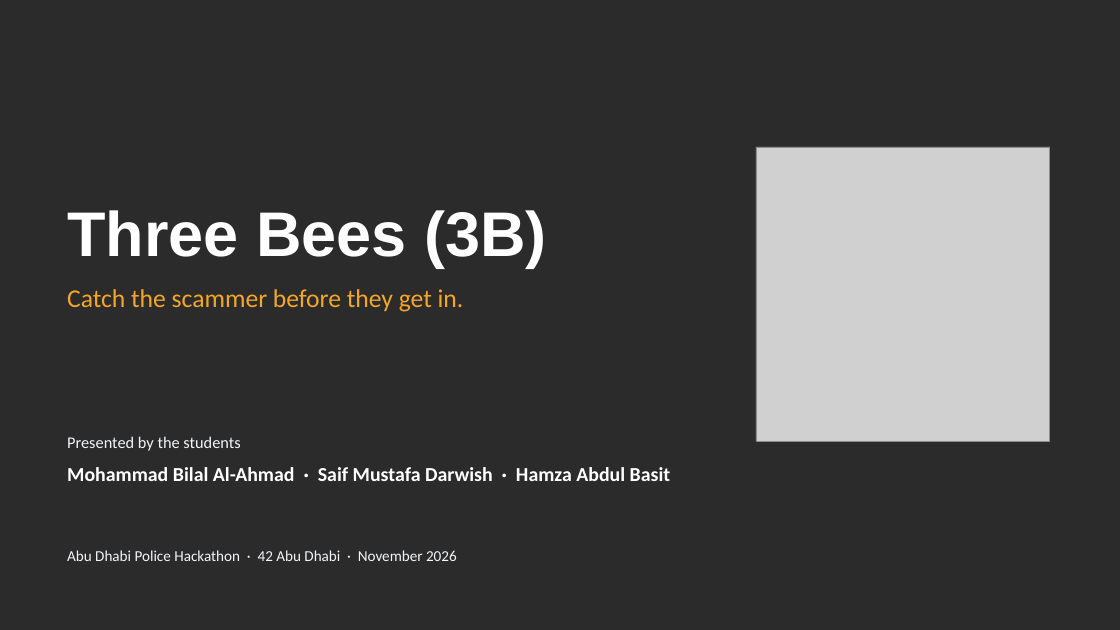
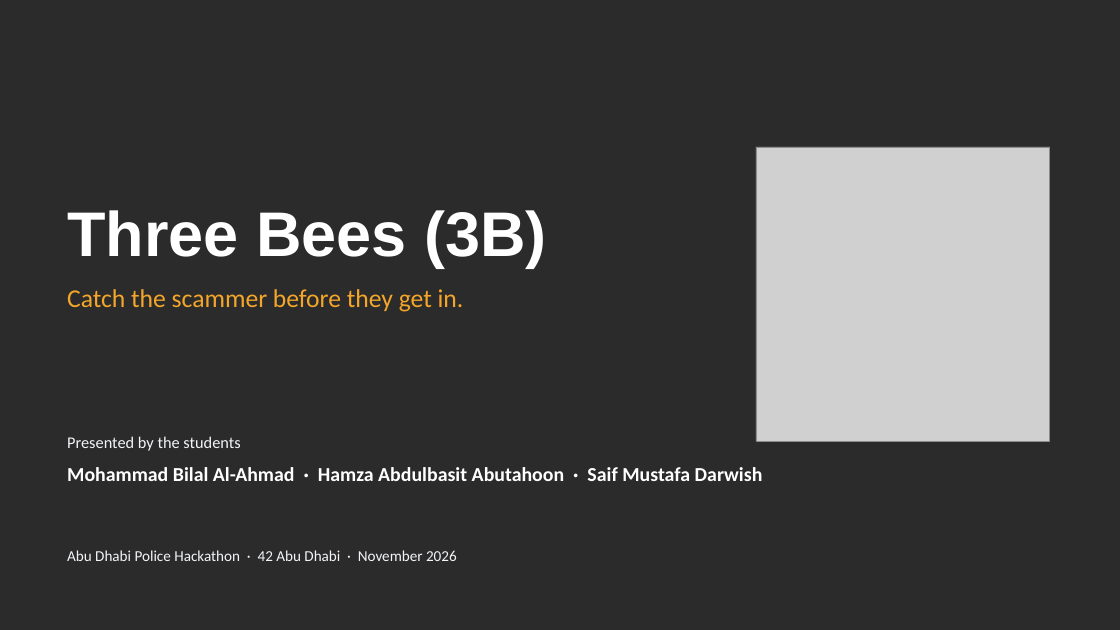
Before and after one commit to Mezx-1/three-bees, a slide deck: slide 1 of docs/presentation/ThreeBees_pitch.pptx. Drawn at 1120x630 pixels with LibreOffice and Linux fonts; fonts in the diff are those of the drawing; grey boxes stand for pictures; background and template pictures are left out; a plain dark background stands for a picture behind light text. Boxes give left, top, right and bottom in pixels: in the first picture for what was removed or moved away, otherwise in the second. Text is boxed around its words. In the diff, an @@ line names an element or a change of style, - is before the commit and + after.

```diff
--- a/docs/presentation/ThreeBees_pitch.pptx
+++ b/docs/presentation/ThreeBees_pitch.pptx
@@ text at [67,467,763,481]: text changed @@
-Mohammad Bilal Al-Ahmad · Saif Mustafa Darwish · Hamza Abdul Basit
+Mohammad Bilal Al-Ahmad · Hamza Abdulbasit Abutahoon · Saif Mustafa Darwish
```
Also in this commit, not shown: 7 other slides changed, 6 slides added, 4 slides removed.
